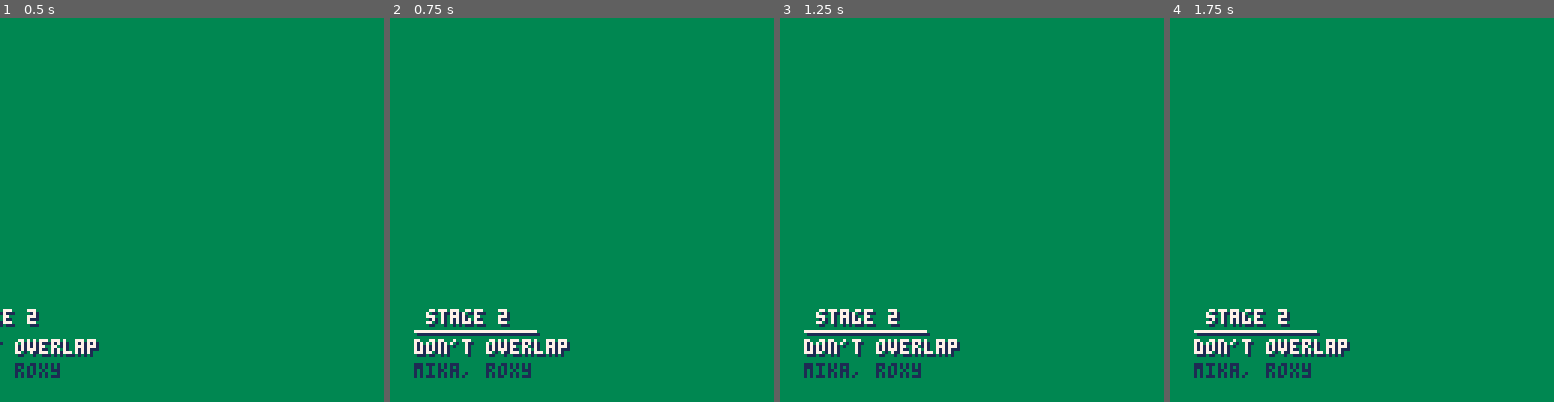
Above: before the commit, frames 1-4 (left to right).
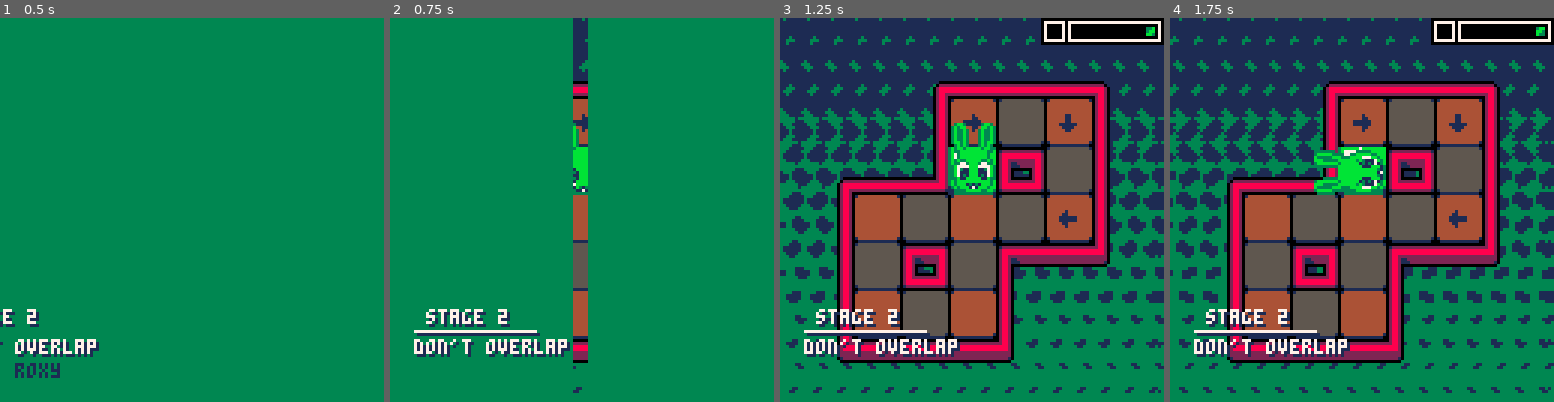
Above: after the commit, the same moments.

Repository: CyanSorcery/blobun_mini
Game: PICO-8 cartridge blobun_mini.p8
The game is run twice, just before and just after one commit, with the same random seed, the same clock (stepped at 60 frames per second) and the same inputs.
Inputs:
- Up to frame 1 (0.5 s): tap X (X key) at 0.33 s
- Up to frame 2 (0.75 s): tap O (Z key) at 0.7 s
- Up to frame 3 (1.25 s): tap X (X key) at 1.07 s
- Up to frame 4 (1.75 s): hold Right from 1.6 s (still down); tap O (Z key) at 1.7 s

Frame 1 is identical in both runs. In frame 2, 3.9% of the frame differs, in the area x 6-52%, y 0-98%; in frame 3, 67%; in frame 4, 68%, in the area x 0-100%, y 0-98%.

Commit message:
add hints

Diff:
--- a/blobun_mini.p8
+++ b/blobun_mini.p8
@@ -122,6 +122,8 @@
 
  -- run the update function
  g_func_update()
+ -- allow to skip stage intro
+ if (btnp() & 0x30 > 0 and g_l_intro_countdown > 45) g_l_intro_countdown = 45
  g_l_intro_countdown = max(g_l_intro_countdown - 1)
  if (g_l_intro_countdown <= 45) g_intro_anim = min(g_intro_anim + 0.1, 1)
  if g_game_mode_target != nil then
@@ -320,9 +322,10 @@
 
  -- add menuitems for this
  menuitem(1, "restart puzzle", menuitem_puzz_restart)
- menuitem(2, "skip puzzle", menuitem_puzz_skip)
- menuitem(3, "stage select", menuitem_puzz_stage_select)
- menuitem(4, "go to title", menuitem_puzz_goto_title)
+ menuitem(2, "show hint", unpack_hints)
+ menuitem(3, "skip puzzle", menuitem_puzz_skip)
+ menuitem(4, "stage select", menuitem_puzz_stage_select)
+ menuitem(5, "go to title", menuitem_puzz_goto_title)
 
  -- get ready to parse the level data
  local _level_data = {}
@@ -504,7 +507,7 @@
 
 -- this converts the level table from a bunch of strings to worlds/stages
 function parse_levels()
- local _lv, _bytes, _offset = {}
+ local _lv, _bytes, _offset, _hints = {}
  local _strs = {"l_name", "l_author"}
 
  for _w, _wt in ipairs(g_levels) do
@@ -529,8 +532,9 @@
    _fst.l_width = tonum(sub(_str, _offset, _offset), 0x1)
    _offset += 1
    -- get the stage hints
-   _bytes = ceil(tonum(sub(_str, _offset, _offset), 0x1) / 2)
-   _fst.l_hintcount, _fst.l_hintstr = _bytes, _bytes == 0 and "" or sub(_str, _offset + 1, _offset + _bytes)
+   _hints = tonum(sub(_str, _offset, _offset), 0x1)
+   _bytes = ceil(_hints / 2)
+   _fst.l_hintcount, _fst.l_hintstr = _hints, _bytes == 0 and "" or sub(_str, _offset + 1, _offset + _bytes)
    -- get the level data itself
    _fst.l_data = sub(_str, _offset + _bytes - 1)
    -- figure out the height
@@ -543,6 +547,21 @@
  g_levels = _lv
 end
 
+function unpack_hints()
+ local _hintcount, _hintstr, _x, _y, _bo, _dir, _offset = g_puzz_curr_fst.l_hintcount - 1, g_puzz_curr_fst.l_hintstr, g_object_list[1].startx, g_object_list[1].starty, 0
+ -- clear the arrow list
+ g_arrow_list = {}
+ -- now, add our hint arrows
+ for i=0,_hintcount do
+  _offset = 1 + i\2
+  _dir = (tonum("0x"..sub(_hintstr, _offset, _offset)) >> _bo) & 0x3
+  add_hint_arrow(_x, _y, _dir)
+  _x += cos(_dir >> 2)
+  _y += sin(_dir >> 2)
+  _bo += 2
+  _bo %= 4
+ end
+end
 
 -->8
 #include scripts/s_nongame.lua
--- a/res/r_levels.lua
+++ b/res/r_levels.lua
@@ -1,10 +1,10 @@
 g_cart_name = "cyansorcery_blobun_wp_pico8"
 g_levels = {
  {
-  "bfill it outamika, roxy01004.3344002.4177790f050210011010100010100010001000111013100010101",
-  "ddon't overlapamika, roxy02004.3344002.984458c1ab00001101710000210001010101015101000100000101010000",
-  "7zigzags4mika03004.3344002.734479c4144000000017101010001710101010021310131010100",
-  "acapacitoryamika, roxy04007.1100005.4677795695c00010101010100000100010101000001000101010000010001010100000101010101000001010101010001010000000121",
+  "bfill it outamika, roxy01004.3344002.417779f050c210011010100010100010001000111013100010101",
+  "ddon't overlapamika, roxy02004.3344002.9844581cba00001101710000210001010101015101000100000101010000",
+  "7zigzags4mika03004.3344002.7344794c41c000000017101010001710101010021310131010100",
+  "acapacitoryamika, roxy04007.1100005.4677796559c00010101010100000100010101000001000101010000010001010100000101010101000001010101010001010000000121",
   "afull boxes6autumn05600.1000000.11007001010101010101010101000101010101010001010101000000000001010101000101010101010001010121010101010101",
   "dpopping about4ashe06600.1000000.110060000045010101010101010101450101002501000000000000250101000121010101010100",
   "9hop to it007600.1000000.1100b000000001010101010000000000000101010101010000000000000000010001010100000000010101010101010000000101010101010100000001010101010101000001010101010101010100002101010101010101000000",
--- a/scripts/s_particles.lua
+++ b/scripts/s_particles.lua
@@ -25,15 +25,6 @@
  end
 end
 
---[[
-function part_create_sparkle_raise(_x, _y)
- part_create(_x, _y, 0.5, 90, 168, 171, 7, 20)
-end
-]]
-
--- sphere 164, 167
--- sparkle 168, 171
-
 function proc_particles()
  for _part in all(g_particles) do
   local _factor = _part.dir / 360
--- a/scripts/s_player.lua
+++ b/scripts/s_player.lua
@@ -6,6 +6,8 @@
   -- note: unlike other entities, this is in grid space
   x=_x,
   y=_y,
+  startx=_x,
+  starty=_y,
   pos=-1, -- bogus key
   dir=3, -- direction
   anim=1, -- move factor
Not shown, changed: level_convert.php
